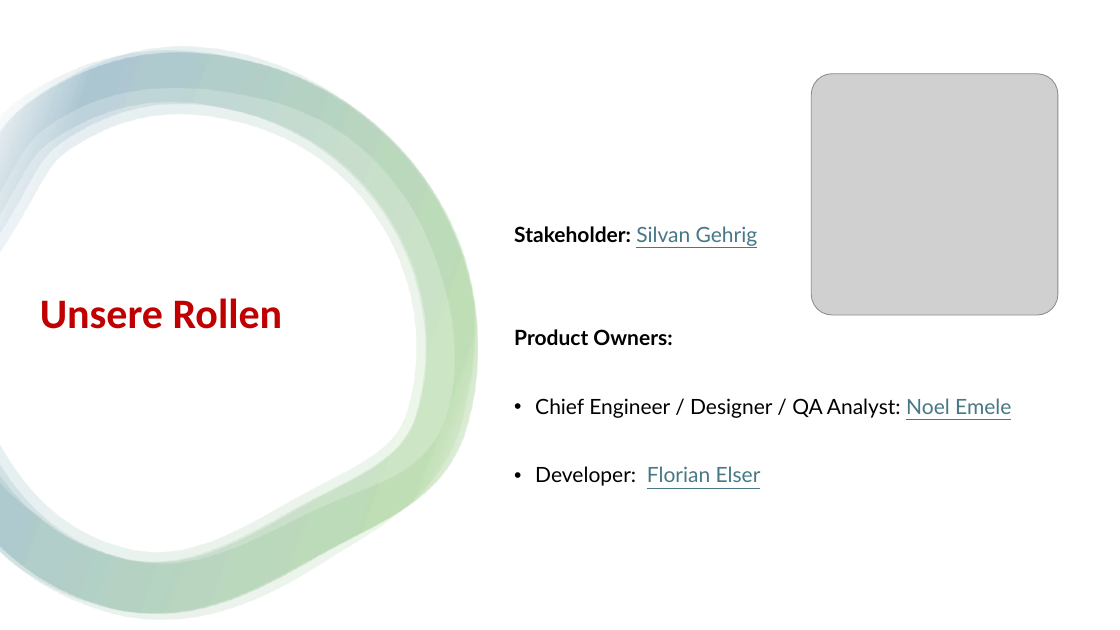
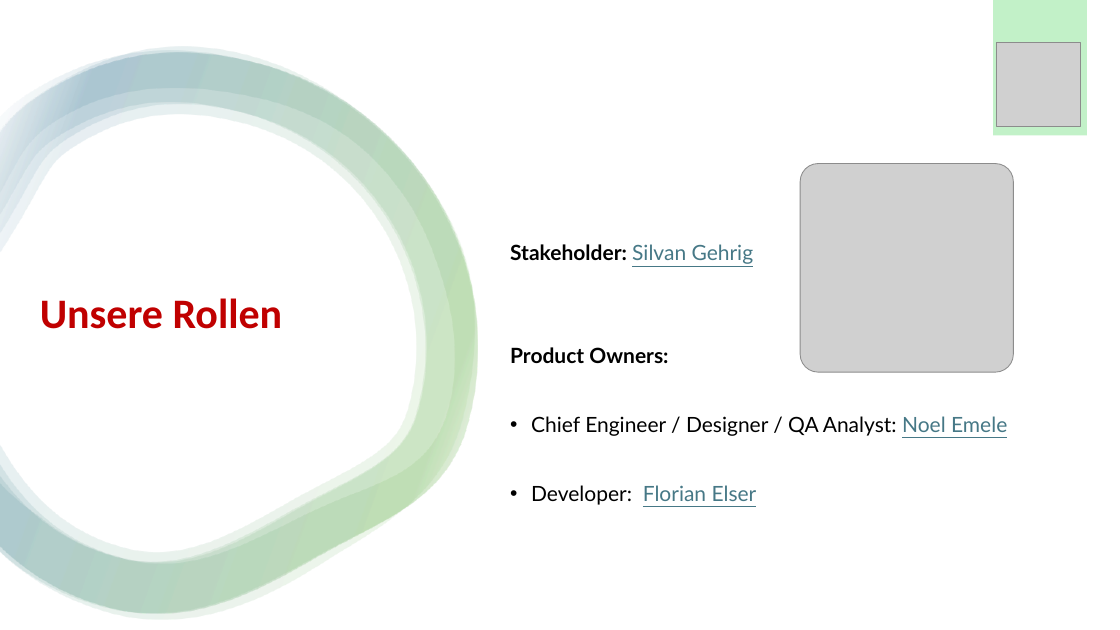
Before and after one commit to Emele-bzra/project-modul431, a slide deck: slide 4 of Material/präsentation_slarachare_games.pptx. Drawn at 1120x630 pixels with LibreOffice and Linux fonts; fonts in the diff are those of the drawing; grey boxes stand for pictures. Boxes give left, top, right and bottom in pixels: in the first picture for what was removed or moved away, otherwise in the second. Text is boxed around its words. In the diff, an @@ line names an element or a change of style, - is before the commit and + after.

```diff
--- a/Material/präsentation_slarachare_games.pptx
+++ b/Material/präsentation_slarachare_games.pptx
@@ rectangle added at <box>993,0,1087,135</box>, fill #C2F1C8 @@
@@ picture added at <box>996,42,1081,126</box> @@
@@ picture: place and size @@
-picture at <box>812,74,1059,315</box>
+picture at <box>801,164,1014,372</box>
@@ text "Stakeholder: Silvan Gehrig": place and size @@
-text "Stakeholder: Silvan Gehrig" at <box>514,226,1011,486</box>
+text "Stakeholder: Silvan Gehrig" at <box>510,244,1007,505</box>
```
Also in this commit, not shown: 17 other slides changed, 2 slides added.
